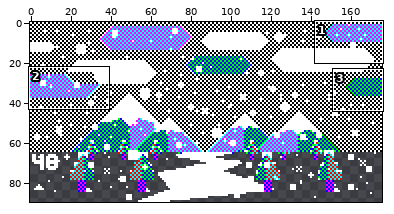
File history of a sprite sheet, AFBWeatherland/0048.png. The picture above shows the old version from afar; the outline marks the close-up.
Close-up. Before the edit:
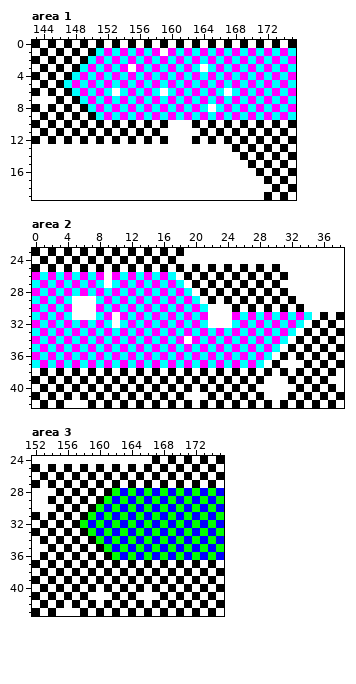
The file is 176x90 pixels. Shown: area 1: x 143..175, y 0..19; area 2: x 0..38, y 23..42; area 3: x 152..175, y 24..43. The commit also changed other parts of the picture, which this record leaves out.
Now the later version:
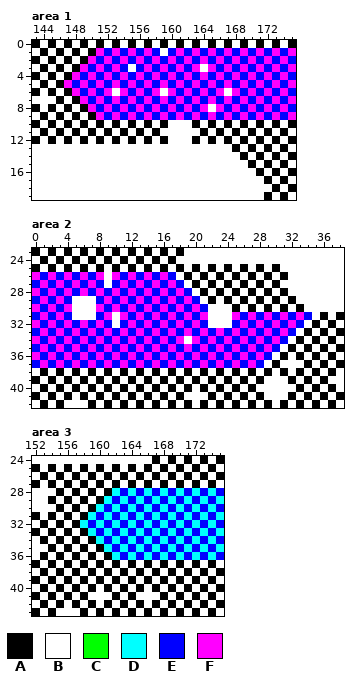
Palette (. is transparent): A #000000  B #ffffff  C #00ff00  D #00ffff  E #0000ff  F #ff00ff
Difference:
Changed rows in their new state; - is an unchanged pixel.
Area 1:
first column x 147:
 1 ----FEFEFEFE-EFEFEFEFEFEFEFEF
 2 ---FEFEFEFEFEFEFEFEFEFEFEFEFE
 3 --FEFEFE-EFEFEFEF-FEFEFEFEFEF
 4 -FEFEFEFEFEFEFEFEFEFEFEFEFEFE
 5 FEFEFEFEFEFEFEFEFEFEFEFEFEFEF
 6 -FEFEF-FEFEF-FEFEFEF-FEFEFEFE
 7 --FEFEFEFEFEFEFEFEFEFEFEFEFEF
 8 ---FEFEFEFEFEFEFEF-FEFEFEFEFE
 9 ----FEFEFEFEFEFEFEFEFEFEFEFEF
Area 2:
first column x 0:
26 -E-E-E-E---E-E-E-E-----------------
27 E-E-E-E-E-E-E-E-E-E----------------
28 -E-E-E-E-E-E-E-E-E-E---------------
29 E-E-E---E-E-E-E-E-E-E--------------
30 -E-E-----E-E-E-E-E-E-E-------------
31 E-E-E---E---E-E-E-E-E-----E-E-E-E-E
32 -E-E-E-E-E-E-E-E-E-E-E---E-E-E-E-E-
33 E-E-E-E-E-E-E-E-E-E-E-E-E-E-E-E-E--
34 -E-E-E-E-E-E-E-E-E---E-E-E-E-E-E---
35 E-E-E-E-E-E-E-E-E-E-E-E-E-E-E-E----
36 -E-E-E-E-E-E-E-E-E-E-E-E-E-E-E-----
37 E-E-E-E-E-E-E-E-E-E-E-E-E-E-E------
Area 3:
first column x 158:
28 ----D-D-D-D-D-D-D-
29 ---D-D-D-D-D-D-D-D
30 --D-D-D-D-D-D-D-D-
31 -D-D-D-D-D-D-D-D-D
32 D-D-D-D-D-D-D-D-D-
33 -D-D-D-D-D-D-D-D-D
34 --D-D-D-D-D-D-D-D-
35 ---D-D-D-D-D-D-D-D
36 ----D-D-D-D-D-D-D-
Where, in picture pixels (left, top, right, bottom), the same in both close-ups:
changed: (64, 48, 296, 120)
changed: (32, 272, 312, 368)
changed: (80, 488, 224, 560)
